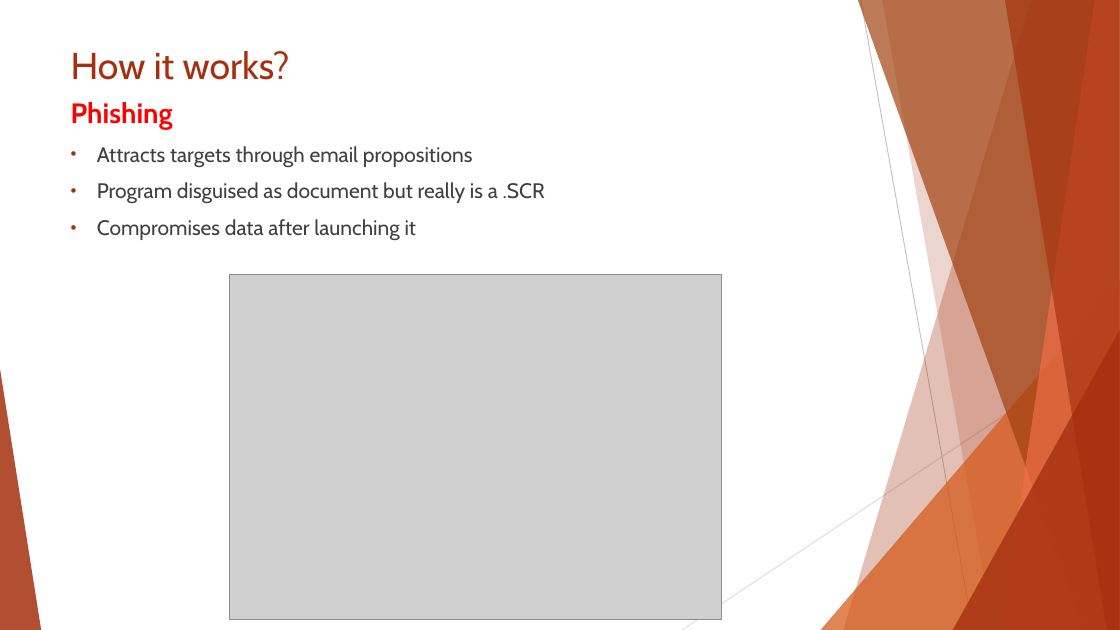
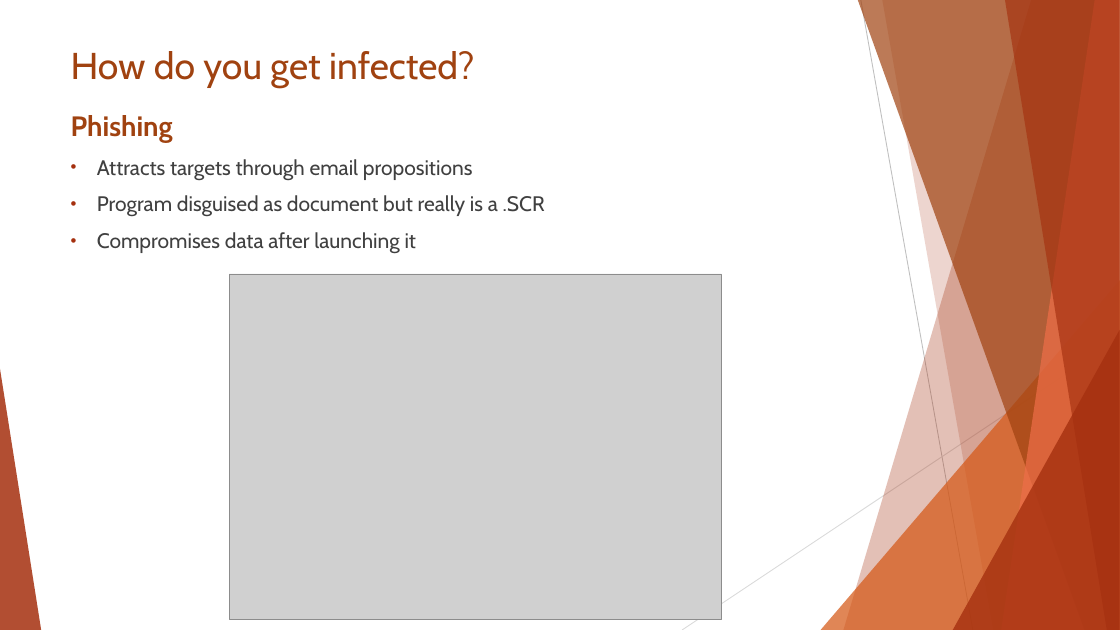
Before and after one commit to AlexMolodyh/CS363, a slide deck: slide 5 of Week10/presentation/Rombertik/Don’t mess with the Rombertik.pptx (slide 4 before the commit). Drawn at 1120x630 pixels with LibreOffice and Linux fonts; fonts in the diff are those of the drawing; grey boxes stand for pictures. Boxes give left, top, right and bottom in pixels: in the first picture for what was removed or moved away, otherwise in the second. Text is boxed around its words. In the diff, an @@ line names an element or a change of style, - is before the commit and + after.

```diff
--- a/Week10/presentation/Rombertik/Don’t mess with the Rombertik.pptx
+++ b/Week10/presentation/Rombertik/Don’t mess with the Rombertik.pptx
@@ title at box(71, 51, 474, 88): text changed; text colour #A5300F to #A04210 @@
-How it works?
+How do you get infected?
@@ text "Phishing": place and size @@
-text "Phishing" at box(71, 102, 545, 241)
+text "Phishing" at box(71, 115, 545, 254)
@@ text at box(71, 115, 173, 143): text colour #FF0000 to #A04210 in "Phishing" @@
```
Also in this commit, not shown: 5 other slides changed, 1 slide added, 3 slides removed, 4 other files.
